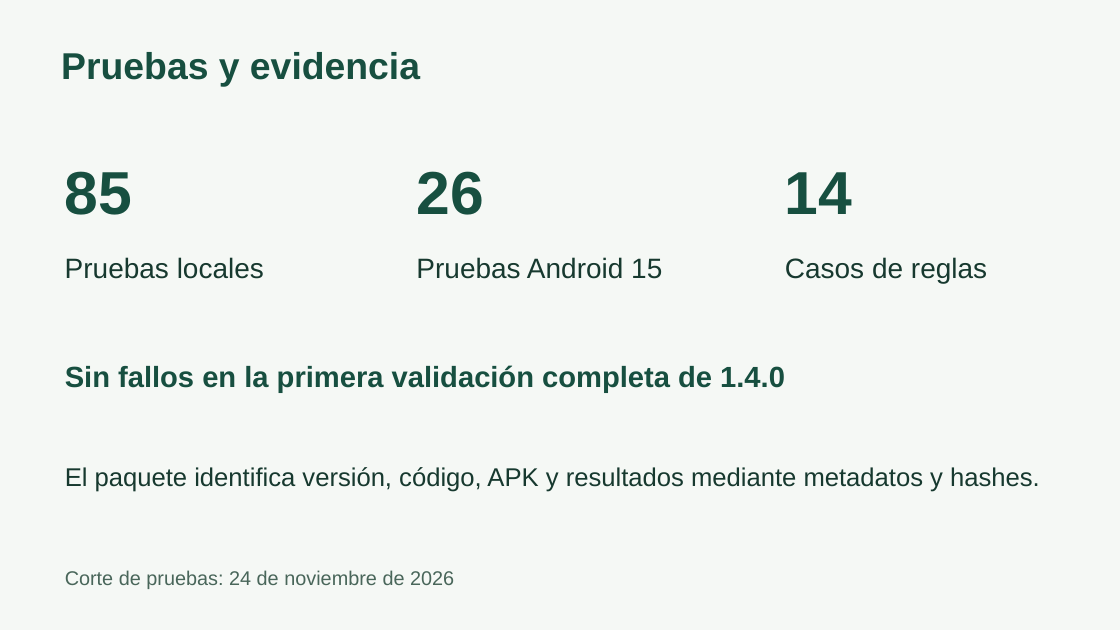
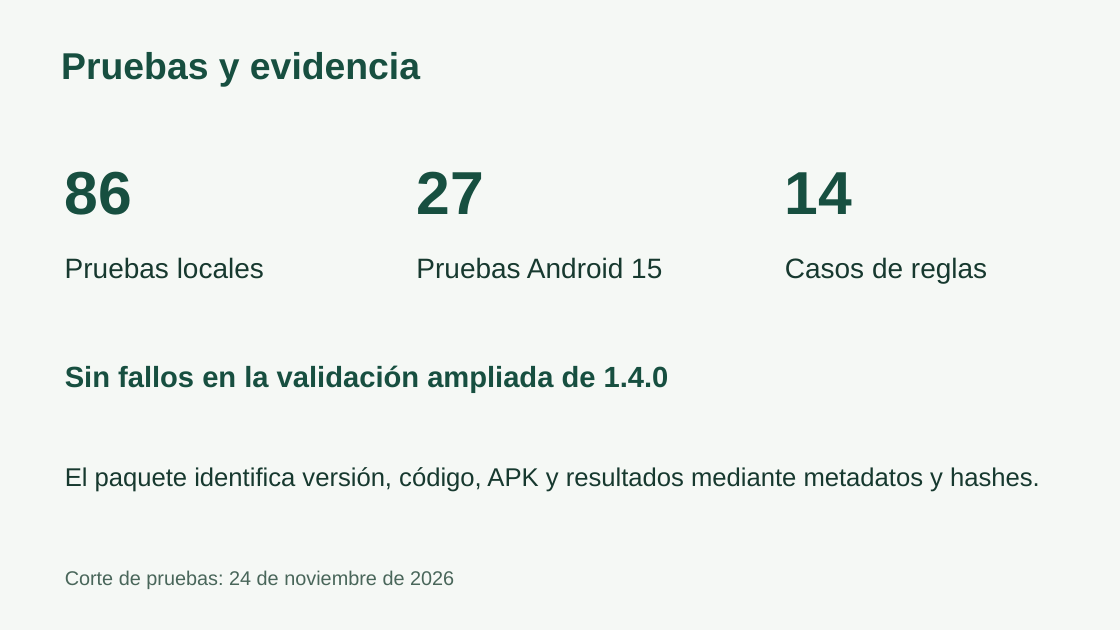
Before and after one commit to Elpipila5/ExpiryAlert, a slide deck: slide 8 of docs/entrega/Presentacion_ExpiryAlert.pptx. Drawn at 1120x630 pixels with LibreOffice and Linux fonts; fonts in the diff are those of the drawing. Boxes give left, top, right and bottom in pixels: in the first picture for what was removed or moved away, otherwise in the second. Text is boxed around its words. In the diff, an @@ line names an element or a change of style, - is before the commit and + after.

```diff
--- a/docs/entrega/Presentacion_ExpiryAlert.pptx
+++ b/docs/entrega/Presentacion_ExpiryAlert.pptx
@@ text at <box>65,171,132,215</box>: text changed @@
-85
+86
@@ text at <box>416,171,483,214</box>: text changed @@
-26
+27
@@ text at <box>65,365,669,393</box>: text changed @@
-Sin fallos en la primera validación completa de 1.4.0
+Sin fallos en la validación ampliada de 1.4.0
```
Also in this commit, not shown: 1 other slide changed, 12 other files.
